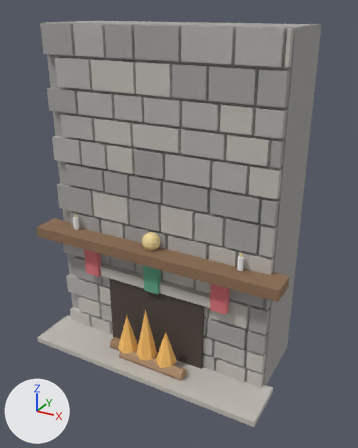
The Blender file source-assets/blender/prop_fireplace.blend, before and after one commit.
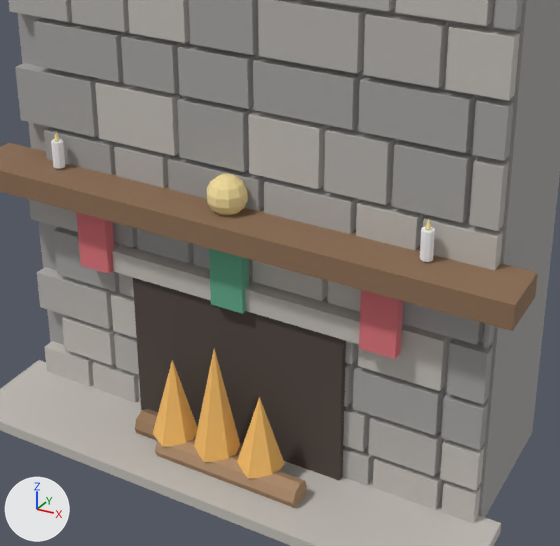
Each version appears first whole from a 50 mm camera at (2.51, -4.89, 3.75) aimed at (0.18, -0.66, 1.63), and next in a close-up on the part from 14% to 84% of the width and 35% to 89% of the height. Every picture has the same lights, and +X, +Y and +Z are marked at lower left. The older version's two pictures come first.

Names of what the first close-up shows: 'Arch', 'Candle flame.0', 'Candle flame.1', 'Chimney', 'Firebox', 'Flame.0', 'Flame.1', 'Flame.2', 'Hearth', 'Mantel', 'Stone.06.+0.07', 'Stone.06.+0.79', 'Stone.06.-0.79', 'Stone.07.+0.10', 'Stone.07.+0.62', 'Stone.08.+0.13', 'Stone.08.+0.64' and 58 more.
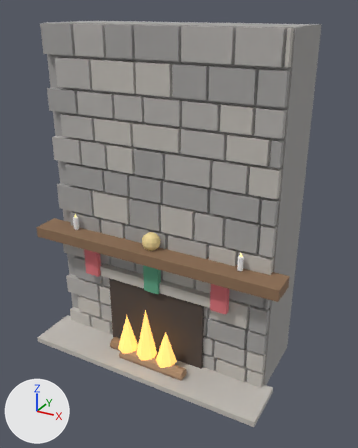
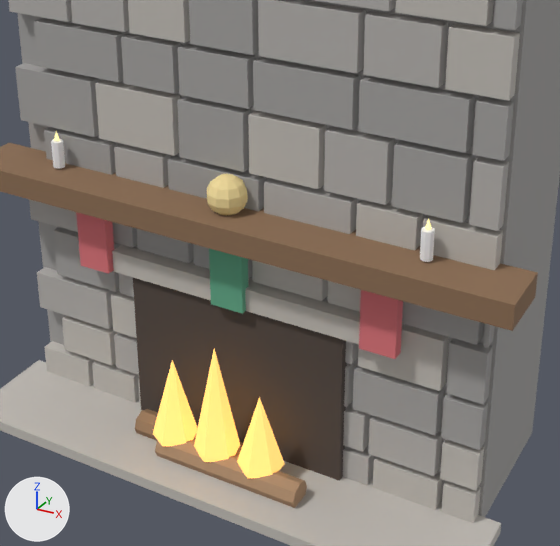
Boxes [x1, y1, x2, y2] around the edits, measured in the close-ups (560 x 546 px):
'Flame.1', recoloured, surface changed (lighter): [194, 349, 240, 462] in both
'Flame.0', recoloured, surface changed (lighter): [153, 360, 198, 446] in both
'Flame.2', recoloured, surface changed (lighter): [237, 397, 285, 478] in both
'Candle flame.1', surface changed: [425, 218, 432, 230] in both
'Candle flame.0', surface changed: [54, 131, 60, 141] in both

Edits to the bpy script that builds the scene:
```text
Change mat_flame:
    add mat_flame.emission_strength = 1.0
    add mat_flame.emission_color = (0.98, 0.55, 0.15)  # orange #fdc46c
Change mat_flame_core:
    add mat_flame_core.emission_strength = 1.0
```
